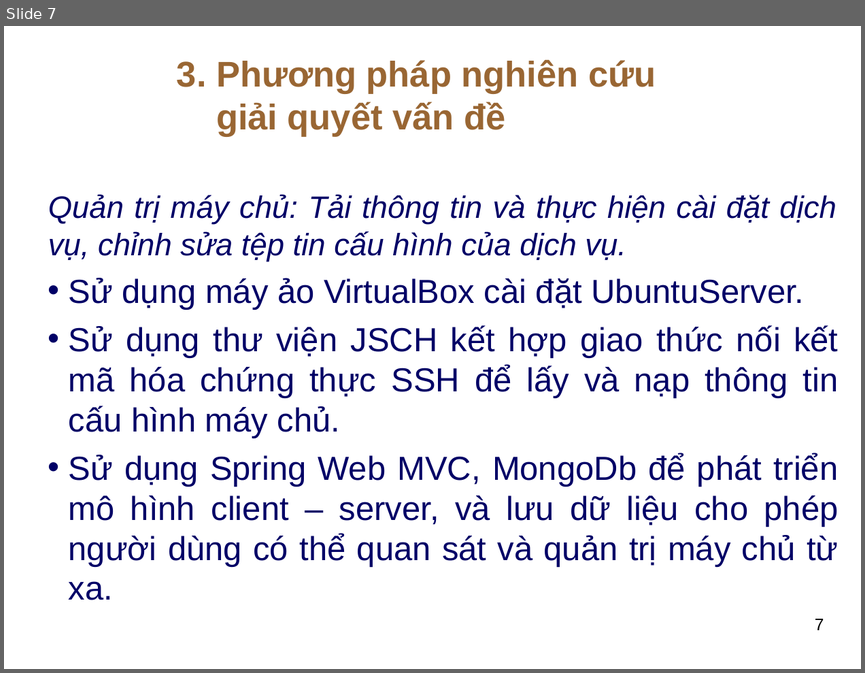
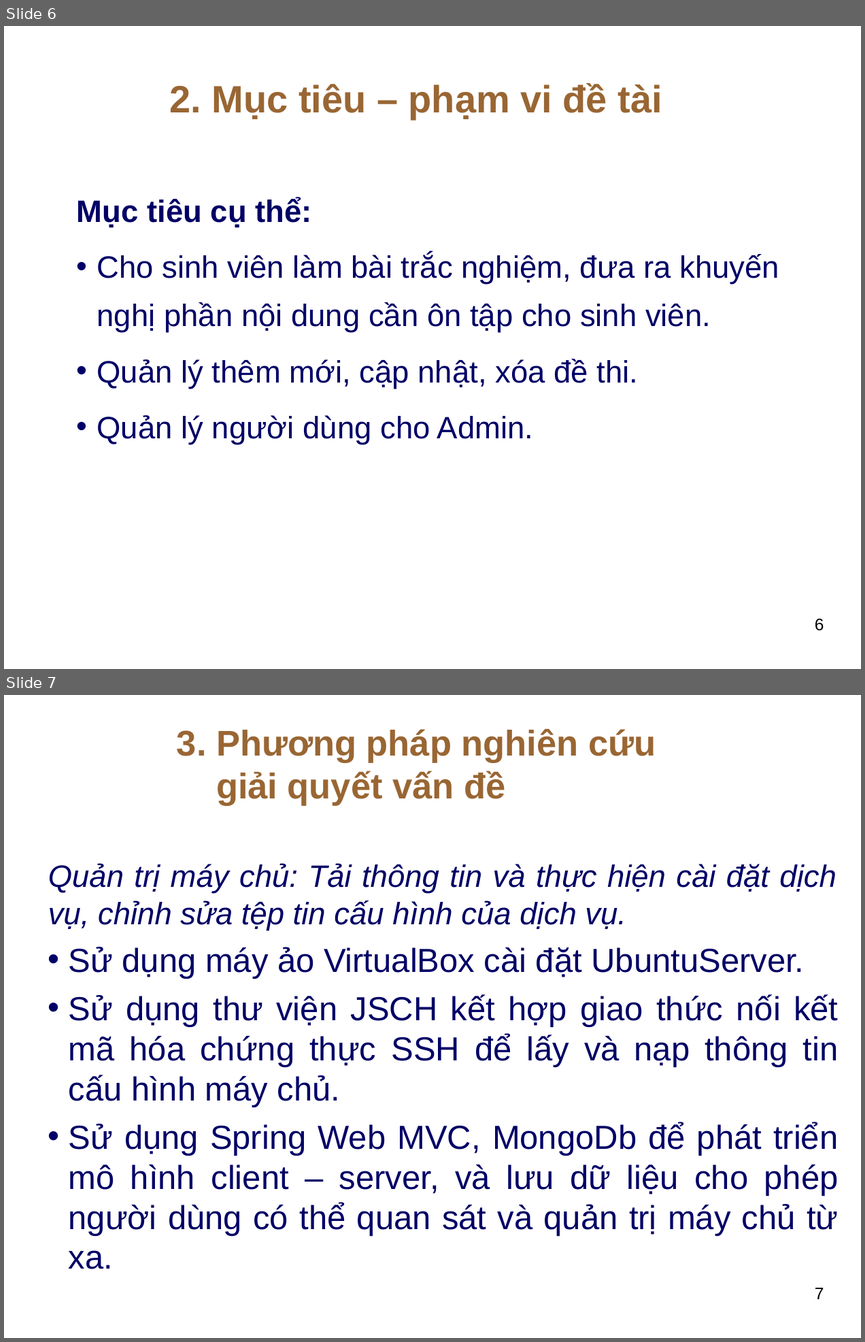
Before and after one commit to thuhuynh4393/testfrontend, a slide deck: Thu HUynh - SLide bao cao.ppt. Shown one above the other, each under a label of ours: slide 7 before the commit, slides 6 and 7 after it. The pictures are 865x673 and 865x1342 pixels, drawn with LibreOffice and Linux fonts; fonts in the diff are those of the drawing; background and template pictures are left out. Boxes give left, top, right and bottom in pixels: in the first picture for what was removed or moved away, otherwise in the second. Text is boxed around its words. In the diff, an @@ line names an element or a change of style, - is before the commit and + after.

```diff
--- a/Thu HUynh - SLide bao cao.ppt
+++ b/Thu HUynh - SLide bao cao.ppt
@@ slide 6 added at (4,26,861,669), background picture (left out) @@
@@ text added at (169,83,662,120), 32 pt, text #996633, bold @@
+2. Mục tiêu – phạm vi đề tài
@@ text added at (77,197,779,444), 26 pt, text #000066 @@
+Mục tiêu cụ thể:
+• Cho sinh viên làm bài trắc nghiệm, đưa ra khuyến nghị phần nội dung cần ôn tập cho sinh viên.
+• Quản lý thêm mới, cập nhật, xóa đề thi.
+• Quản lý người dùng cho Admin.
@@ page number added at (815,618,824,631), 14 pt, text #000000 @@
+6
```
Also in this commit, not shown: 4 slides changed, 1 other slide added, 23 slides removed.
